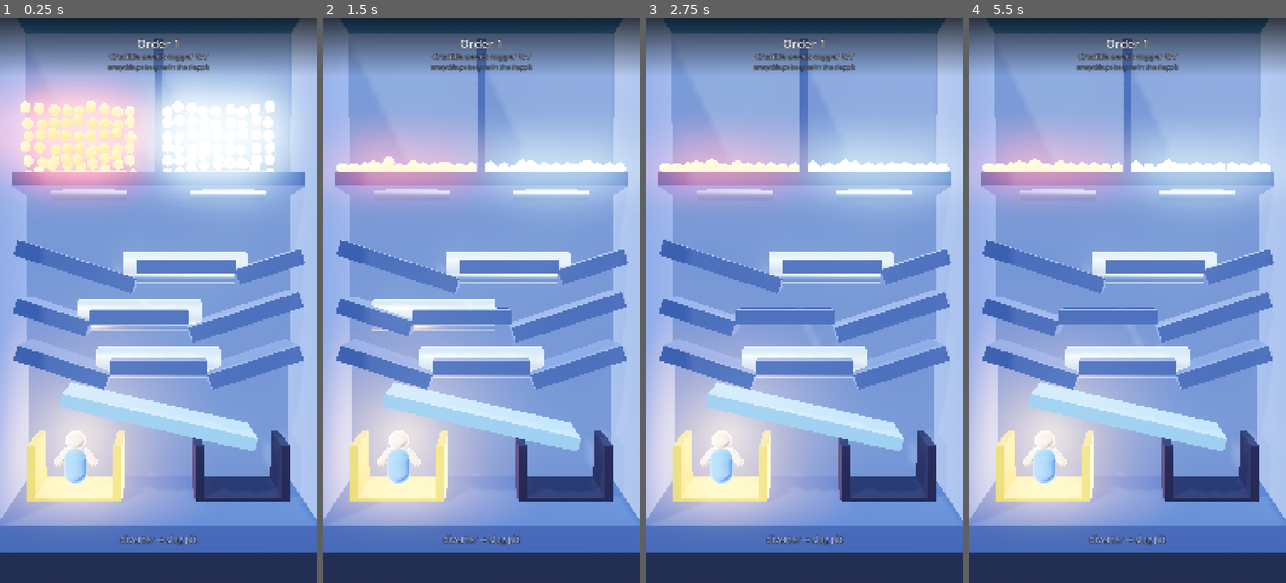
Above: before the commit, frames 1-4 (left to right).
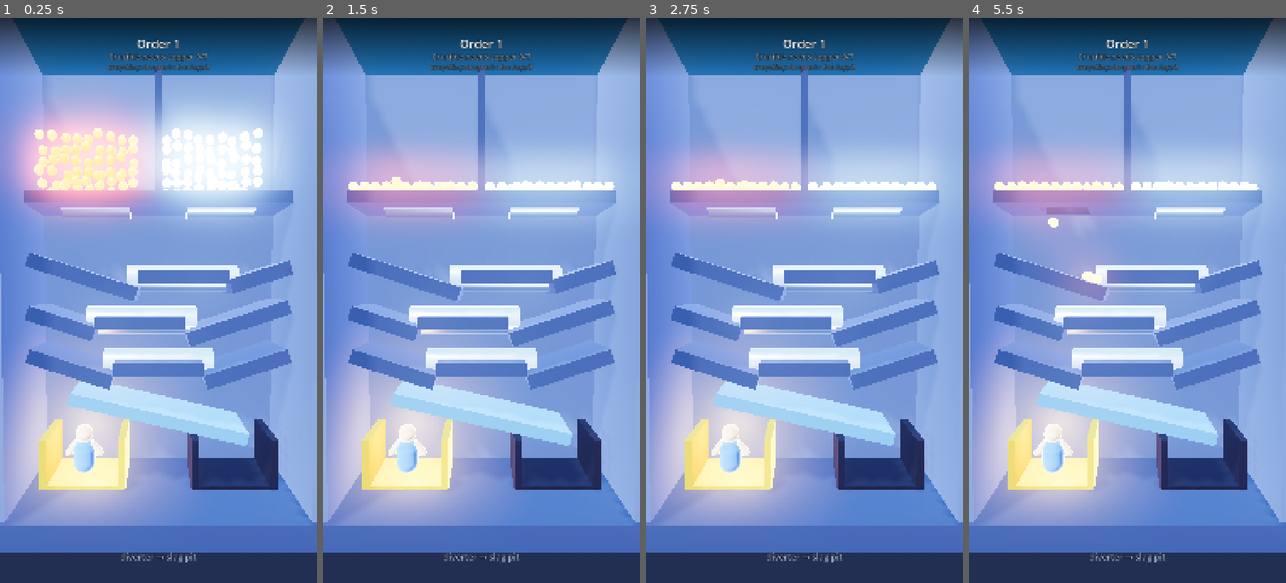
Above: after the commit, the same moments.

Repository: jelonman/pinfall-ios
Game: Godot game, scene res://levels/level_01.tscn
Same seed, same stepped clock (60 frames per second), same inputs: the game is played once before the commit and once after it.
Inputs (mouse positions are in pixels of both pictures, inside the frame that each line leads up to):
- Up to frame 1 (0.25 s): no input
- Up to frame 2 (1.5 s): move the mouse to (551, 272) at 0.52 s; click (551, 272) at 0.67 s; tap Enter at 1.25 s; drag from (418, 328) to (465, 413) at 1.27 s
- Up to frame 3 (2.75 s): move the mouse to (836, 176) at 2.02 s; click (836, 176) at 2.17 s
- Up to frame 4 (5.5 s): drag from (1111, 413) to (1032, 215) at 2.77 s; move the mouse to (1222, 385) at 3.52 s; click (1222, 385) at 3.67 s; drag from (1032, 215) to (1079, 159) at 4.27 s; move the mouse to (1143, 300) at 5.02 s; click (1143, 300) at 5.17 s

The runs differ from the first frame. In frame 1, 51% of the frame differs, in the area x 0-100%, y 0-97%; in frame 2, 44%; in frame 3, 43%; in frame 4, 44%.

Commit message:
pinfall build 5: hold the camera width, anchor the diverter line to the bottom

Diff:
--- a/pinfall/scripts/hud.gd
+++ b/pinfall/scripts/hud.gd
@@ -41,6 +41,13 @@
 	_recipe = _label(21, Color(1, 1, 1, 0.42), Vector2(0, 152), HORIZONTAL_ALIGNMENT_CENTER)
 	# The diverter reads at the BOTTOM, beside the thing it controls, not up with the order.
 	_diverter = _label(30, Color(0.62, 0.70, 0.85, 0.9), Vector2(0, 1750), HORIZONTAL_ALIGNMENT_CENTER)
+	# ⛔ ANCHOR IT TO THE BOTTOM, NOT TO 1750 PIXELS. The design height is 1920 but the stretched
+	# viewport is taller on a modern phone, so a fixed offset landed the diverter line in the
+	# middle of the chamber, across the crucible. Captured at 1290x2796 and looked at.
+	_diverter.anchor_top = 1.0
+	_diverter.anchor_bottom = 1.0
+	_diverter.offset_top = -110
+	_diverter.offset_bottom = -40
 
 
 func _label(size: int, colour: Color, offset: Vector2, align: int) -> Label:
--- a/pinfall/scripts/level.gd
+++ b/pinfall/scripts/level.gd
@@ -367,9 +367,18 @@
 	var cam := Camera3D.new()
 	# The silos sit at y 4.6-7.0 now, so the camera has to hold roughly 10 m of chamber instead of
 	# 6. Raised and pulled back until both the silo gates and the crucible read in one frame.
-	cam.position = Vector3(0, 2.05, 12.9)
+	# With the width locked, fov 50 is the HORIZONTAL angle, so the distance has to be set from the
+	# chamber's 6.4 m width rather than from its height: 3.6 / tan(25 deg) puts the walls just
+	# inside the frame edges. At the old 12.9 the chamber filled a third of a tall phone screen.
+	cam.position = Vector3(0, 2.05, 8.40)
 	cam.rotation_degrees = Vector3(-2, 0, 0)
 	cam.fov = 50.0
+	# ⛔ KEEP THE WIDTH, NOT THE HEIGHT. A Camera3D defaults to holding vertical FOV, so on a phone
+	# narrower than the 1080x1920 design — an iPhone 17 Pro Max is 1320x2868, ratio 0.46 against
+	# 0.5625 — the chamber is CROPPED sideways and both outer silos run off the screen. Captured
+	# at 1290x2796 and looked at, which is the only way this shows up. Holding the width means a
+	# taller phone simply sees more chamber.
+	cam.keep_aspect = Camera3D.KEEP_WIDTH
 	add_child(cam)
 	_juice = preload("res://scripts/juice.gd").new()
 	add_child(_juice)
